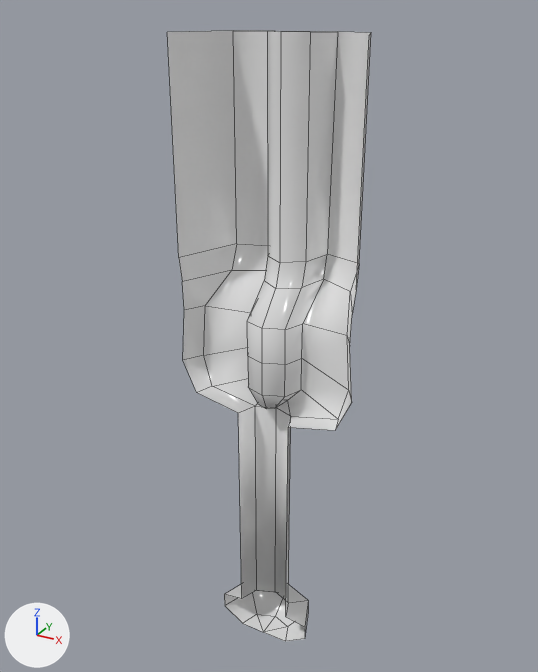
Two versions of the FBX model Assets/Geometry/Lamp/Lamp_glass_rod_geo_v001_001.fbx, one commit apart.
Both versions are drawn from a camera (50 mm lens) standing at (0.341, -0.607, 0.885) and looking at (-0.019, 0.049, 0.557). The lights are fixed; the arrows at lower left show +X, +Y and +Z. Mesh edges are drawn as thin lines. Where no turn or scale is listed for an object, it has been applied to the vertices.

The scene before the commit, as lines of its bpy script (objects in view):
```python
mat_submesh_0 = principled_material('submesh[0]')
mat_submesh_0.base_color = (0.8, 0.8, 0.8)  # white #e7e7e7
mat_submesh_0.roughness = 0.139
me_cube_002 = bpy.data.meshes.new('Cube.002')
me_cube_002.from_pydata(...)  # 86 vertices, 72 faces; spans x -0.101..0.101, y -0.001..0.087, z 0.182..0.866
me_cube_002.materials.append(mat_submesh_0)  # white #e7e7e7
ob_cube = bpy.data.objects.new('Cube', me_cube_002)
ob_cube.location = (0.0, 0.0, 0.0)
```
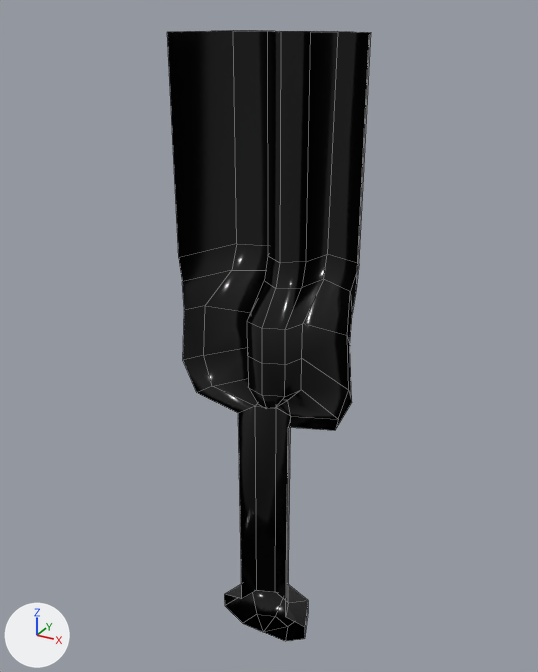
Where the change shows, as pixel boxes (x1, y1, x2, y2) in the pictures (538 x 672 px):
'Cube', surface changed (grey to black): (167, 30, 371, 641) in both

Edits to the bpy script that builds the scene:
```text
Add img_lamp_glow_mask_png:
    img_lamp_glow_mask_png = load_image('Lamp_glow_mask.png', '../../Textures/Lamp/Lamp_glow_mask.png', 512, 512, 'sRGB')
Change mat_submesh_0:
    remove mat_submesh_0.base_color = (0.8, 0.8, 0.8)  # white #e7e7e7
    add mat_submesh_0.texture = img_lamp_glow_mask_png
Change me_cube_002:
    where me_cube_002.from_pydata(...)  # 86 vertices, 72 faces; spans x -0.101..0.101, y -0.001..0.087, z 0.182..0.866
    used by ob_cube; location = (0.0, 0.0, 0.0)
    me_cube_002 part 1: texture (UV) coordinates of 72 of 72 faces, centred in x -0.092..0.092, y 0.004..0.08, z 0.182..0.757, changed; they spanned u 0.0..0.63, v 0.0..0.63 and now span u 0.0..0.1, v 0.56..0.88
```
